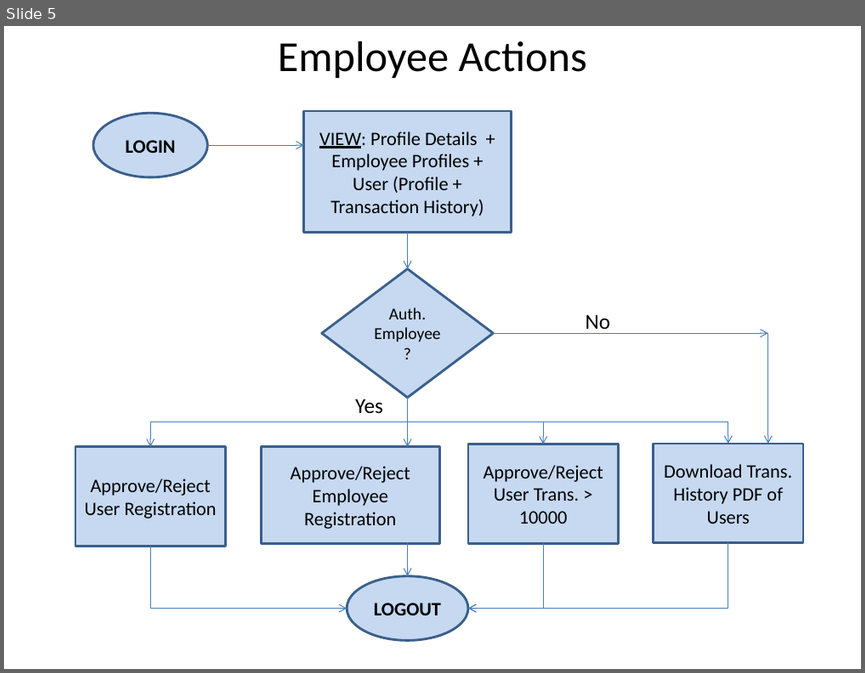
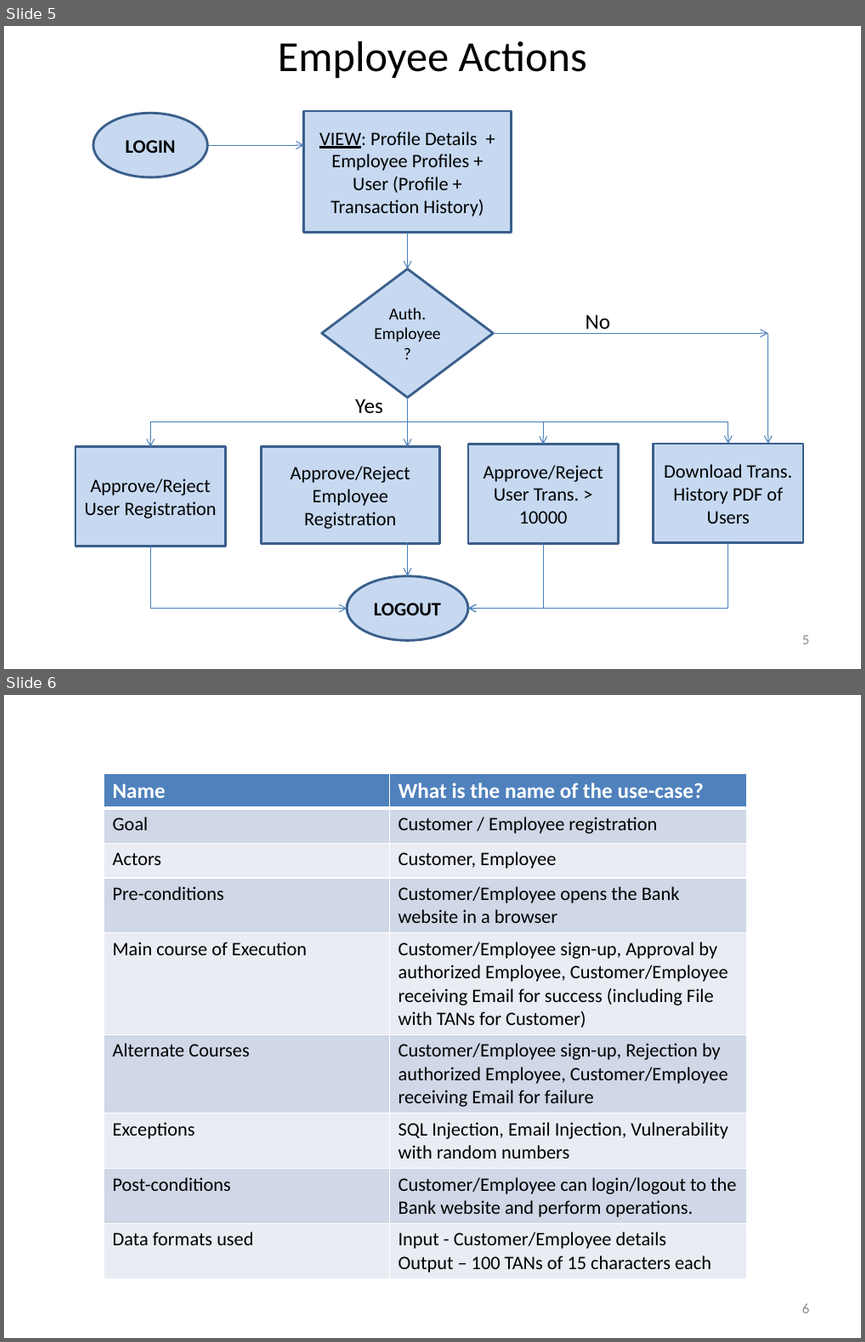
Before and after one commit to kwuerl/secure-coding-team-8, a slide deck: Phase1.pptx. Shown one above the other, each under a label of ours: slide 5 before the commit, slides 5 and 6 after it. The pictures are 865x673 and 865x1342 pixels, drawn with LibreOffice and Linux fonts; fonts in the diff are those of the drawing. Boxes give left, top, right and bottom in pixels: in the first picture for what was removed or moved away, otherwise in the second. Text is boxed around its words. In the diff, an @@ line names an element or a change of style, - is before the commit and + after.

Commit message:
Modifications to the presentation as per prescribed format.

```diff
--- a/Phase1.pptx
+++ b/Phase1.pptx
@@ slide 6 added at [4,695,861,1338], background #FFFFFF @@
@@ table added at [104,774,747,1276], 9 rows, 2 columns @@
+Name | What is the name of the use-case?
+Goal | Customer / Employee registration
+Actors | Customer, Employee
+Pre-conditions | Customer/Employee opens the Bank website in a browser
+Main course of Execution | Customer/Employee sign-up, Approval by authorized Employee, Customer/Employee receiving Email for success (including File with TANs for Customer)
+Alternate Courses | Customer/Employee sign-up, Rejection by authorized Employee, Customer/Employee receiving Email for failure
+Exceptions | SQL Injection, Email Injection, Vulnerability with random numbers
+Post-conditions | Customer/Employee can login/logout to the Bank website and perform operations.
+Data formats used | Input - Customer/Employee details / Output – 100 TANs of 15 characters each
@@ page number added at [802,1304,809,1313], 12 pt, text #8C8C8C @@
+6
@@ slide 5 changed as well @@
@@ page number added at [802,635,809,644], 12 pt, text #8C8C8C @@
+5
```
Also in this commit, not shown: 4 other slides changed.
